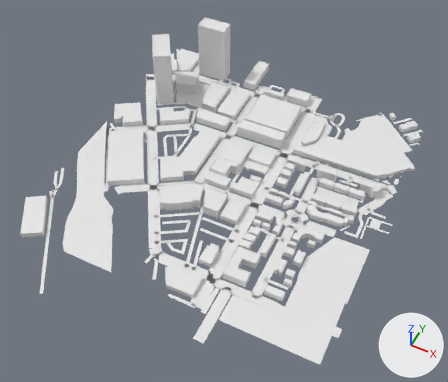
An edit to the glTF model app/public/world/tiles/-4_-6.glb, drawn before and after from the same camera.
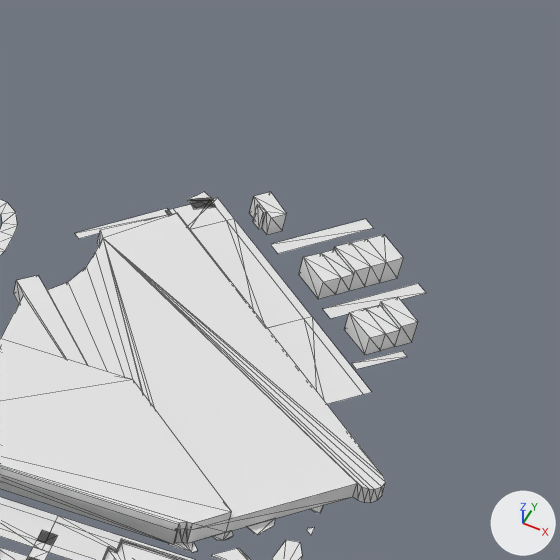
Old and new are each drawn whole from a camera (50 mm lens) standing at (-1449.0, 2123.0, 734.0) and looking at (-1734.0, 2693.0, 21.0) and again close up on the part from 76% to 100% of the width and 20% to 48% of the height. The lights are fixed; the arrows at lower right show +X, +Y and +Z. The first two pictures are the older version. The close-ups show mesh edges as thin lines. Where no turn or scale is listed for an object, it has been applied to the vertices. Vertices at exactly the same position are counted once.

Names of what the first close-up shows: 'buildings', 'ground'.
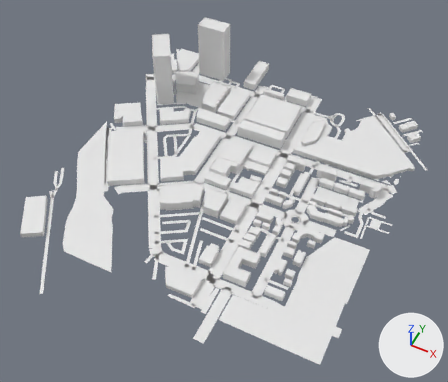
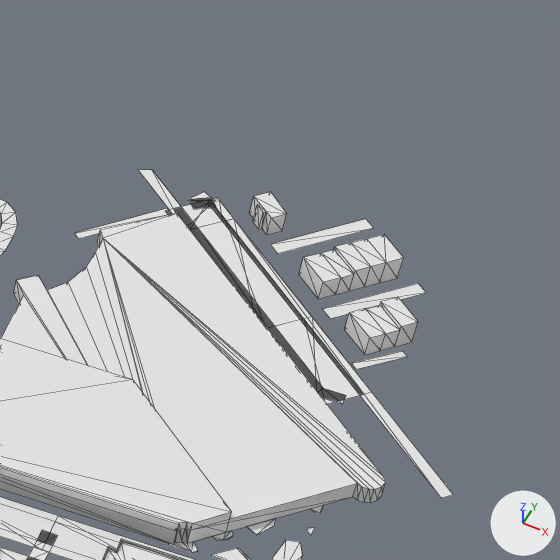
Where the newer file only moved an object's origin or applied its transform, the numbers keep the older frame.

Where the change shows, as pixel boxes (x1, y1, x2, y2) in the close-ups (560 x 560 px):
'ground', reshaped: before (0, 192, 426, 560); after (0, 169, 453, 560)
part 1 of me_ground, built on: before (214, 198, 312, 319); after (138, 169, 453, 498)

The change in detail:
me_ground is used by ob_ground; location (-1746.1, 2719.8, 0.1).
me_ground had 2009 vertices, 1653 faces and spanned x -262.0..262.0, y -294.0..294.0, z 0.0.
me_ground now has 2032 vertices, 1657 faces and spans x -262.0..281.0, y -294.0..294.0, z 0.0.
Part 1, on me_ground:
3 faces are deleted.
14 vertices are added at x 146.0..281.0, y 177.0..286.0, z 0.0.
13 new faces join them.
Other edits to the shape of me_ground do not show in these pictures.
